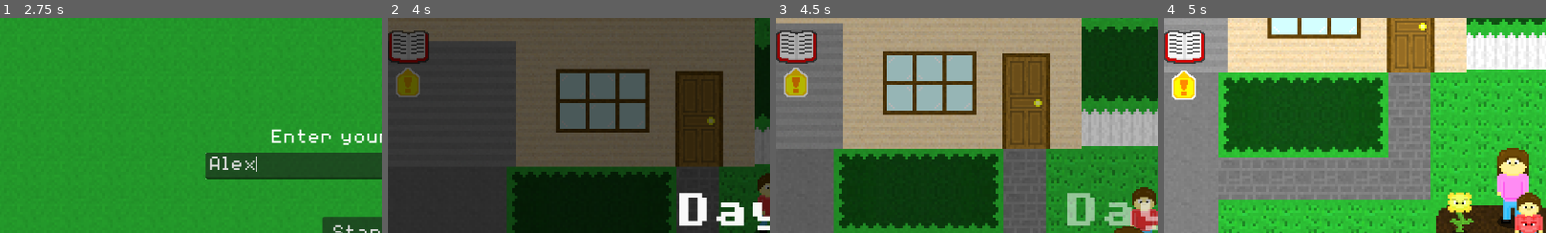
Above: before the commit, frames 1-4 (left to right).
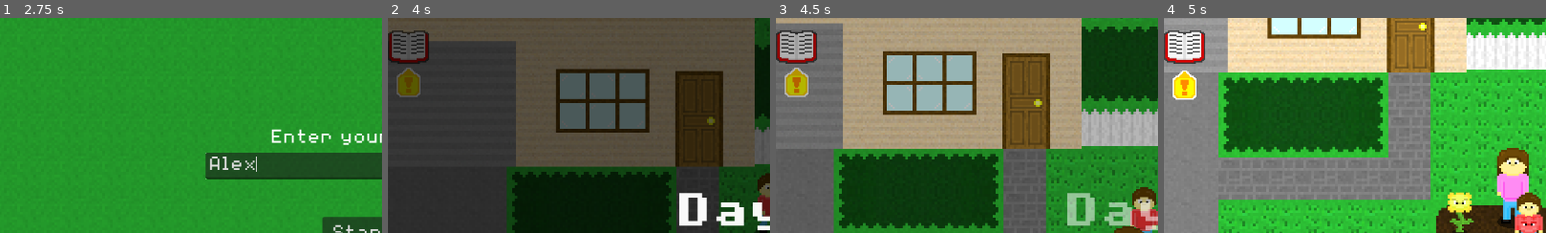
Above: after the commit, the same moments.

Repository: Birb-Games/the-legend-of-the-lawns
Game: Godot game, scene res://scenes/main.tscn
Two runs of this game, one before a commit and one after it. Both use one fixed random seed, a clock stepped at 60 frames per second and the inputs below.
Inputs (mouse positions are % of the whole screen's width and height, from its top left):
- Up to frame 1 (2.75 s): click "> New Game" at 0.5 s; click (50, 34) at 1.27 s; type "Alex" at 1.35 s; click "> New Game" at 2 s
- Up to frame 2 (4 s): click "Start!" at 2.75 s; move the mouse to (72, 45) at 3.52 s; hold D (move_right) from 3.53 s (still down); tap Space (interact) at 3.6 s
- Up to frame 3 (4.5 s): move the mouse to (30, 55) at 4.27 s; release D (move_right) at 4.28 s; hold S (move_down) from 4.28 s (still down); click (30, 55) at 4.35 s
- Up to frame 4 (5 s): keep holding S (move_down)
The pictures show only the part of the screen within x 2-52%, y 0-50%; the shares and areas given below are measured in that part.

Frame 1 is identical in both runs. In frame 2, less than 0.1% of the frame differs, in the area x 2-9%, y 23-37%; in frame 3, 0.2%; in frame 4, 0.2%, in the area x 2-9%, y 24-39%.

Commit message:
Removed mowing limit.

Diff:
--- a/scenes/neighborhood/neighborhood.tscn
+++ b/scenes/neighborhood/neighborhood.tscn
@@ -237,7 +237,7 @@
 position = Vector2(216, -155)
 display_name = "Neighbor Bob"
 lawn_template = ExtResource("9_c4pas")
-mowing_limit = 3
+max_difficulty = 3
 level = 0
 wage = 3
 bonus_base = 1
@@ -254,7 +254,7 @@
 animation = &"neighbor_jim"
 display_name = "Neighbor Jim"
 lawn_template = ExtResource("19_dys3o")
-mowing_limit = 3
+max_difficulty = 3
 level = 1
 wage = 4
 bonus_base = 1
@@ -273,7 +273,7 @@
 animation = &"neighbor_nancy"
 display_name = "Neighbor Nancy"
 lawn_template = ExtResource("24_xefxb")
-mowing_limit = 4
+max_difficulty = 4
 level = 2
 wage = 5
 bonus_base = 1
@@ -290,7 +290,6 @@
 animation = &"neighbor_emily"
 display_name = "Neighbor Emily"
 lawn_template = ExtResource("21_dys3o")
-mowing_limit = 4
 wage = 9
 bonus_base = 1
 max_bonus = 6
--- a/scenes/ui/quest_screen.tscn
+++ b/scenes/ui/quest_screen.tscn
@@ -82,7 +82,7 @@
 expand_icon = true
 
 [node name="Alert" type="AnimatedSprite2D" parent="."]
-position = Vector2(56, 99)
+position = Vector2(57, 99)
 scale = Vector2(2, 2)
 sprite_frames = SubResource("SpriteFrames_wf7ir")
 autoplay = "default"
--- a/scripts/npc/neighbor_npc.gd
+++ b/scripts/npc/neighbor_npc.gd
@@ -13,11 +13,7 @@
 @export var always_visible: bool = false
 @export var disabled: bool = false
 @export var lawn_template: PackedScene
-# The maximum number of times the player can mow the lawn and get paid
-# (they can replay the lawn afterward but will not receive any money)
-# Set this value to 0 if you want to allow the player to mow the lawn an
-# unlimited number of times.
-@export var mowing_limit: int = 0
+@export var max_difficulty: int = 0
 var times_mowed: int = 0
 @export var level: int = -1
 
@@ -82,15 +78,6 @@
 	if always_visible:
 		show()
 
-func mowing_limit_reached() -> bool:
-	return mowing_limit > 0 and times_mowed >= mowing_limit
-
-func change_wage() -> void:
-	if mowing_limit_reached():
-		wage = 0
-		bonus_base = 0
-		max_bonus = 0
-
 func _on_body_entered(body: Node2D) -> void:
 	if body is Player:
 		player_in_area = true
@@ -109,6 +96,5 @@
 	}
 
 func load_from(data: Dictionary) -> void:
-	times_mowed = data["times_mowed"]
-	first_time = data["first_time"]
-	change_wage()
+	times_mowed = Save.get_val(data, "times_mowed", 0)
+	first_time = Save.get_val(data, "first_time", true)
--- a/scripts/npc/npc.gd
+++ b/scripts/npc/npc.gd
@@ -60,4 +60,4 @@
 	}
 
 func load_from(data: Dictionary) -> void:
-	first_time = data["first_time"]
+	first_time = Save.get_val(data, "first_time", true)
--- a/scripts/scene_control/main.gd
+++ b/scripts/scene_control/main.gd
@@ -211,9 +211,7 @@
 		printerr("JSON parse error: ", json.get_error_message(), " in ", save_path)
 		return false
 	var data = json.data
-	player_name = data["player_name"]
-	if player_name.is_empty():
-		player_name = "Billy"
+	player_name = Save.get_val(data, "player_name", "Billy")
 	money = max(Save.get_val(data, "money", 0), 0)
 	current_day = max(Save.get_val(data, "current_day", 1), 1)
 	lawns_mowed = max(Save.get_val(data, "lawns_mowed", 0), 0)
@@ -230,7 +228,7 @@
 		printerr("JSON parse error: ", json.get_error_message(), " in ", save_path)
 	else:
 		data = json.data
-		player.max_health = max(data["max_health"], 1)
+		player.max_health = max(Save.get_val(data, "max_health", 80), 1)
 
 	# Load neighborhood
 	line = save_file.get_line()
--- a/scripts/scene_control/save.gd
+++ b/scripts/scene_control/save.gd
@@ -51,11 +51,9 @@
 				continue
 			var display_data = json.data
 
-			entry.player_name = display_data["player_name"]
-			if entry.player_name.is_empty():
-				entry.player_name = "Billy"
-			entry.money = max(display_data["money"], 0)
-			entry.current_day = max(display_data["current_day"], 1)
+			entry.player_name = Save.get_val(display_data, "player_name", "Billy")
+			entry.money = max(Save.get_val(display_data, "money", 0), 0)
+			entry.current_day = max(Save.get_val(display_data, "current_day", 1), 1)
 
 			saves.push_back(entry)
 		file_name = dir.get_next()
--- a/scripts/ui/finish_screen.gd
+++ b/scripts/ui/finish_screen.gd
@@ -130,7 +130,6 @@
 	var current_neighbor: NeighborNPC = $/root/Main/HUD.get_current_neighbor()
 	if main.money > prev_money:
 		current_neighbor.times_mowed += 1
-		current_neighbor.change_wage()
 	$/root/Main/Player/Lawnmower.hide()
 	main.save_progress()
 
--- a/scripts/ui/npc_menu.gd
+++ b/scripts/ui/npc_menu.gd
@@ -60,22 +60,6 @@
 	buttons[0].connect("pressed", advance_first_dialog)
 	show()
 
-func set_menu_limit_reached(neighbor: NeighborNPC) -> void:
-	$Menu/VBoxContainer/Name.text = neighbor.display_name
-	$Menu/VBoxContainer/Wage.text = ""
-	$Menu/VBoxContainer/Description.text = """You have reached the limit on the number of times you can mow this lawn and still get paid.
-You can replay it if you want though, you'll just earn $0."""
-
-	buttons[0].show()
-	buttons[0].text = "Leave"
-	buttons[0].connect("pressed", on_leave_pressed)
-
-	buttons[1].show()
-	buttons[1].text = "Okay"
-	buttons[1].connect("pressed", advance_limit_reached_dialog)
-
-	show()
-
 func set_mowing_menu(neighbor: NeighborNPC) -> void:
 	$Menu/VBoxContainer/Name.text = neighbor.display_name
 	$Menu/VBoxContainer/Wage.text = format_wage(neighbor.wage)
@@ -103,10 +87,6 @@
 
 	if neighbor.first_time:
 		set_menu_first(neighbor)
-		return
-
-	if neighbor.mowing_limit_reached():
-		set_menu_limit_reached(neighbor)
 		return
 
 	set_mowing_menu(neighbor)
@@ -115,11 +95,6 @@
 	current_npc.first_time = false
 	current_npc.generate_dialog()
 	set_npc_menu(current_npc)
-
-func advance_limit_reached_dialog() -> void:
-	current_neighbor.generate_dialog()
-	reset_buttons()
-	set_mowing_menu(current_neighbor)
 
 func set_npc_menu(npc: NPC) -> void:
 	reset_buttons()
@@ -222,7 +197,7 @@
 	hide()
 	hide_neighbor()
 	var difficulty = current_neighbor.times_mowed
-	if current_neighbor.mowing_limit > 0:
-		difficulty = min(difficulty, current_neighbor.mowing_limit)
+	if current_neighbor.max_difficulty > 0:
+		difficulty = min(difficulty, current_neighbor.max_difficulty)
 	$/root/Main.load_lawn(current_neighbor.lawn_template, difficulty)
 	$/root/Main.current_wage = current_neighbor.wage
--- a/scripts/ui/quest_screen.gd
+++ b/scripts/ui/quest_screen.gd
@@ -62,15 +62,11 @@
 	spacing.custom_minimum_size = Vector2(0.0, 2.0)
 	parent.add_child(spacing)
 
-	var main: Main = $/root/Main
 	var index = start_index
 	for neighbor: NeighborNPC in neighbors:
 		var button: Button = $TemplateButton.duplicate()
 		button.show()
 		button.text = " %s" % neighbor.display_name
-		if neighbor.level < main.current_level and neighbor.mowing_limit > 0:
-			var times_mowed = min(neighbor.times_mowed, neighbor.mowing_limit)
-			button.text += " [%d/%d]" % [ times_mowed, neighbor.mowing_limit ]
 		if add_done_label and neighbor.times_mowed > 0:
 			button.text += " (DONE)"
 		if selected == index:
